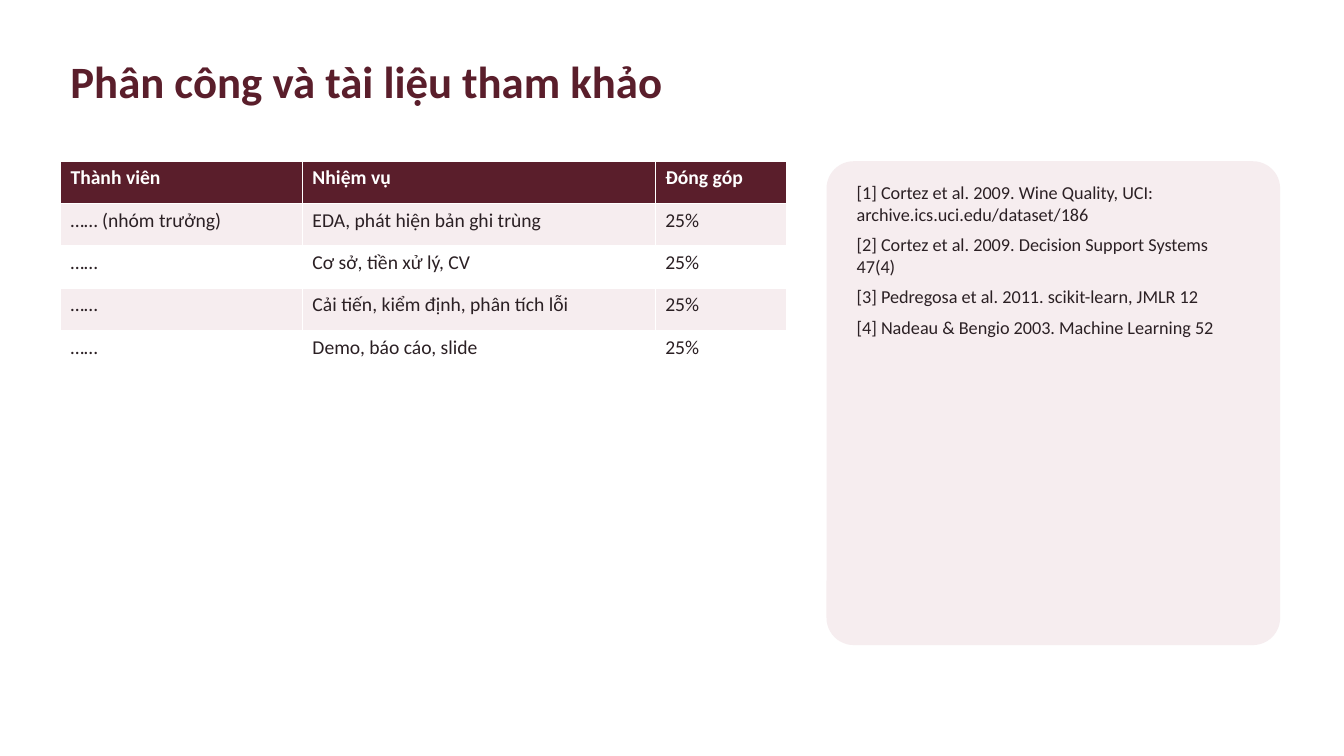
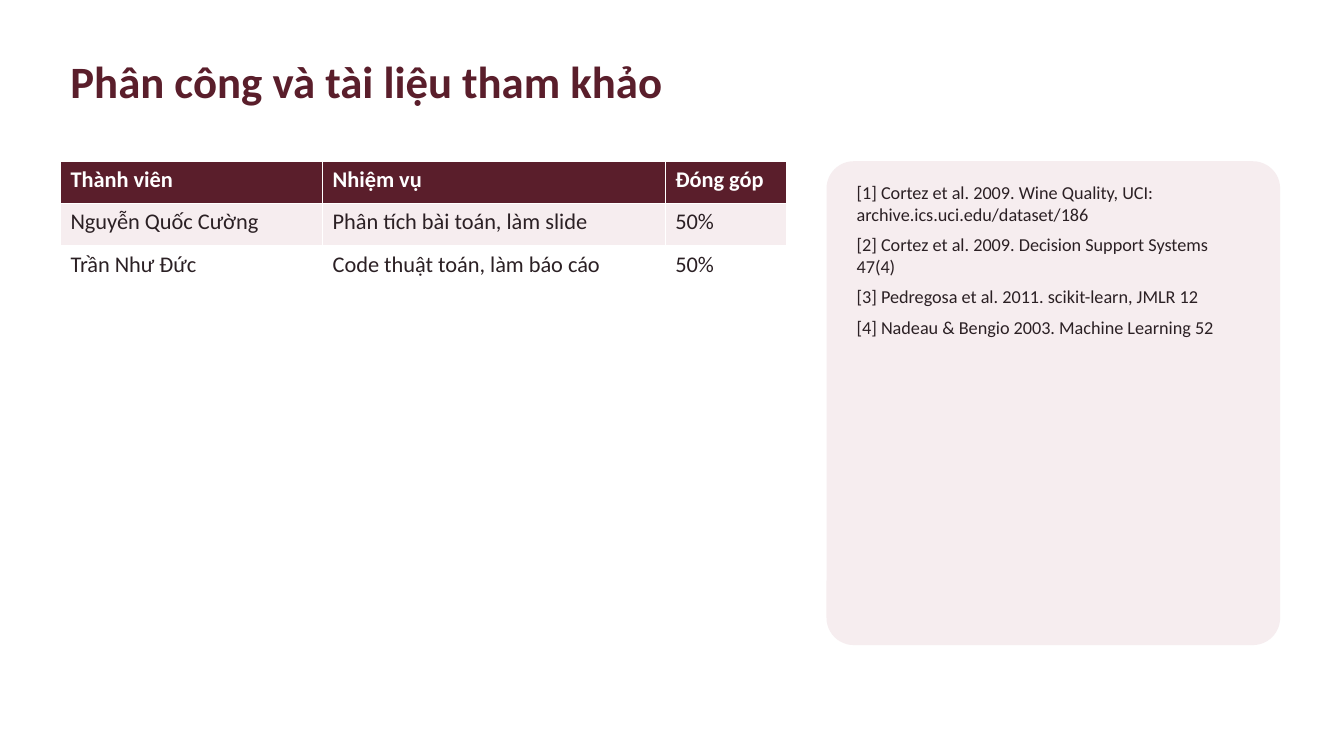
Before and after one commit to cuong-max/nhan-dang-mau, a slide deck: slide 16 of bai-tap-cuoi-ky/Slide_NhanDangMau.pptx. Drawn at 1344x756 pixels with LibreOffice and Linux fonts; fonts in the diff are those of the drawing. Boxes give left, top, right and bottom in pixels: in the first picture for what was removed or moved away, otherwise in the second. Text is boxed around its words. In the diff, an @@ line names an element or a change of style, - is before the commit and + after.

```diff
--- a/bai-tap-cuoi-ky/Slide_NhanDangMau.pptx
+++ b/bai-tap-cuoi-ky/Slide_NhanDangMau.pptx
@@ table at [60, 161, 786, 288] @@
-row 2: …… (nhóm trưởng) | EDA, phát hiện bản ghi trùng | 25%
-row 3: …… | Cơ sở, tiền xử lý, CV | 25%
-row 4: …… | Cải tiến, kiểm định, phân tích lỗi | 25%
-row 5: …… | Demo, báo cáo, slide | 25%
+row 2: Nguyễn Quốc Cường | Phân tích bài toán, làm slide | 50%
+row 3: Trần Như Đức | Code thuật toán, làm báo cáo | 50%
```
Also in this commit, not shown: 4 other slides changed, 12 other files.
